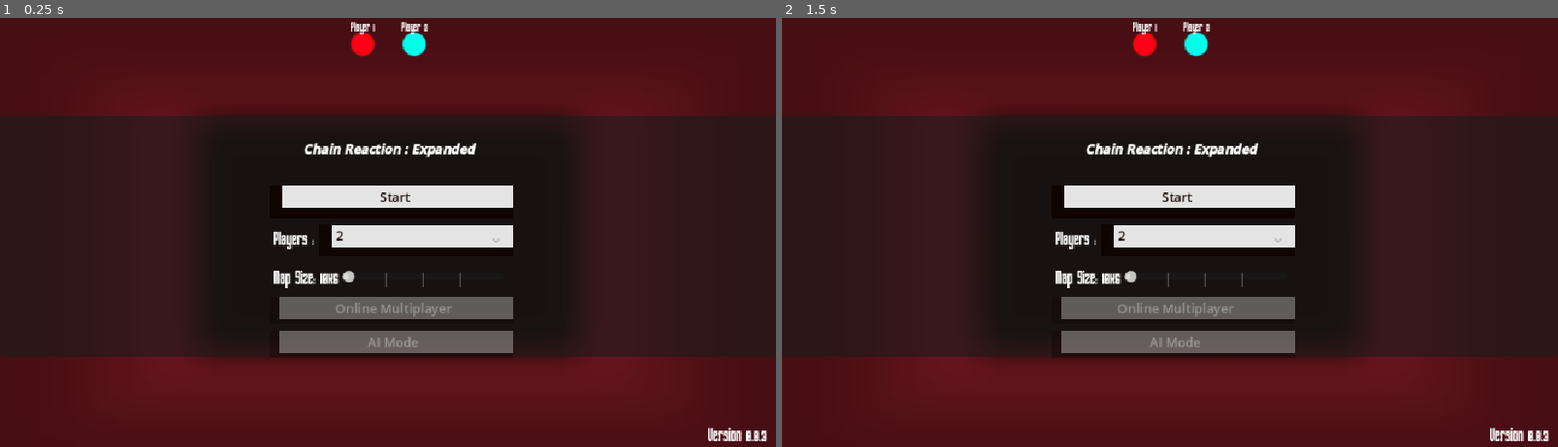
Above: before the commit, frames 1-2 (left to right).
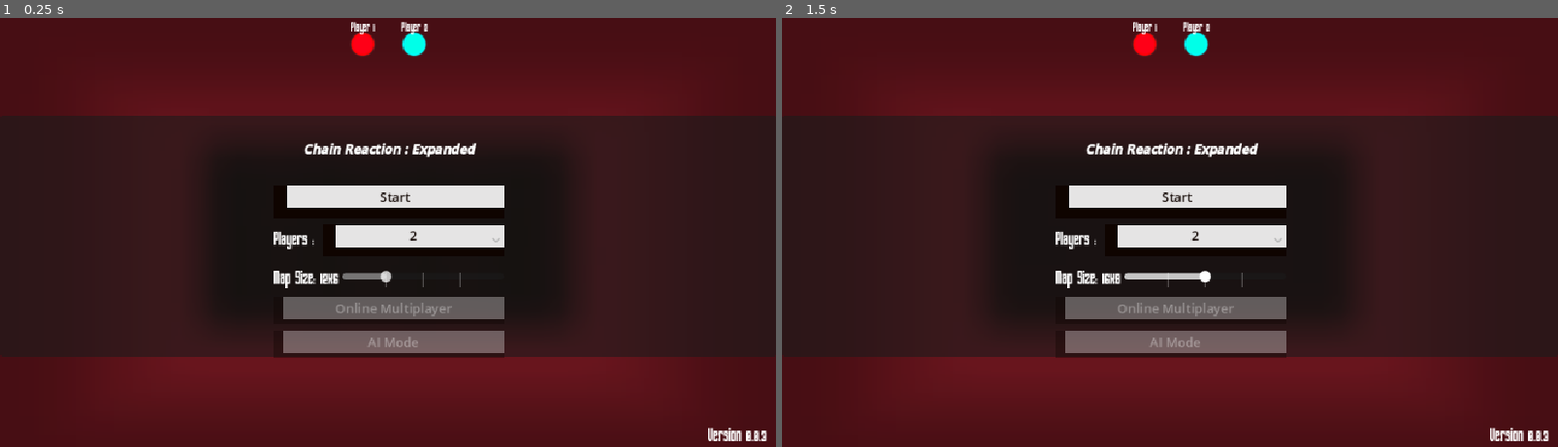
Above: after the commit, the same moments.

Repository: Meansofa/GodotPresets
Game: Godot game, scene res://main.tscn
Same seed, same stepped clock (60 frames per second), same inputs: the game is played once before the commit and once after it. The engine's default icon, where the game draws it, is replaced by a stand-in: a white triangle on a blue panel in a dark square. Sound files missing from this copy of the repository are replaced by a short silence.
Inputs (mouse positions are in pixels of both pictures, inside the frame that each line leads up to; where the layout moved, square brackets give the same spot in the first picture):
- Up to frame 1 (0.25 s): no input
- Up to frame 2 (1.5 s): click (1216, 283) [1224, 292] at 0.5 s; click (999, 155) at 1.27 s

The runs differ from the first frame. In frame 1, 1.2% of the frame differs, in the area x 26-74%, y 22-80%; in frame 2, 1.2%.

Commit message:
Fixed zoom accordingly and trying AAB export

Diff:
--- a/Scripts/Global Scripts/player_data.gd
+++ b/Scripts/Global Scripts/player_data.gd
@@ -62,8 +62,10 @@
 	#print(self.name, ">Simulation start")
 
 func check_eliminations():
-	print(self.name, ">simulation_total_time: ", simulation_total_time)
+	print(self.name, ">simulation_total_time: ", simulation_total_time, " GameState.Game_Over: ", GameState.Game_Over)
 
+	if GameState.Game_Over:
+		return
 	for i in players.size(): #Check if there are any more players eliminated after the simulation
 		is_player_still_inGame(i)
 	emit_signal("player_change") #emit signal incase there are players eliminated
--- a/Scripts/Map.gd
+++ b/Scripts/Map.gd
@@ -134,7 +134,7 @@
 	match value:
 		0:
 			additional_columns = 5
-			additional_rows = 3
+			additional_rows = 2
 		20:
 			additional_columns = 6
 			additional_rows = 3
@@ -143,10 +143,10 @@
 			additional_rows = 4
 		60:
 			additional_columns = 12
-			additional_rows = 7
+			additional_rows = 6
 		80:
-			additional_columns = 24
-			additional_rows = 13
+			additional_columns = 25
+			additional_rows = 12
 
 	_generate_grid(additional_columns, additional_rows)
 
--- a/Scripts/zoom_camera.gd
+++ b/Scripts/zoom_camera.gd
@@ -14,11 +14,11 @@
 
 
 func _on_h_slider_value_changed(value: float) -> void:
-	zoom.x = (1.0 - value * 0.01) - 0.01
-	zoom.y = (1.0 - value * 0.01) - 0.01
+	zoom.x = (1.0 - value * 0.01)
+	zoom.y = (1.0 - value * 0.01)
 
 	zoom = zoom * main_menu_zoom
-	#print(self.name, ">camera zoom: ", zoom)
+	print(self.name, ">camera zoom: ", zoom)
 
 
 func _on_main_menu_visibility_changed() -> void:
--- a/Themes/Cell_Spawner.tres
+++ b/Themes/Cell_Spawner.tres
@@ -2,7 +2,7 @@
 
 [sub_resource type="StyleBoxFlat" id="StyleBoxFlat_1nq7t"]
 bg_color = Color(0.0588235, 0.0156863, 0, 1)
-border_width_left = 2
+border_width_left = 1
 border_width_top = 2
 border_width_right = 2
 border_width_bottom = 2
--- a/Themes/MainMenu.tres
+++ b/Themes/MainMenu.tres
@@ -8,9 +8,7 @@
 border_width_top = 1
 border_width_bottom = 6
 border_color = Color(0.0588235, 0.0156863, 0, 1)
-expand_margin_left = 5.0
 expand_margin_top = 2.0
-expand_margin_right = 12.0
 expand_margin_bottom = 2.0
 
 [sub_resource type="StyleBoxFlat" id="StyleBoxFlat_kek77"]
@@ -19,14 +17,13 @@
 border_width_top = 1
 border_width_bottom = 12
 border_color = Color(0.0588235, 0.0156863, 0, 1)
-expand_margin_left = 5.0
 expand_margin_top = 2.0
-expand_margin_right = 12.0
 expand_margin_bottom = 2.0
 
 [resource]
 Button/colors/font_color = Color(0.0588235, 0.0156863, 0, 1)
 Button/colors/font_disabled_color = Color(1, 1, 1, 1)
+Button/colors/font_focus_color = Color(0, 0, 0, 1)
 Button/colors/font_hover_color = Color(0.411765, 0.411765, 0.411765, 1)
 Button/fonts/font = null
 Button/styles/disabled = SubResource("StyleBoxFlat_4c57u")
--- a/main.gd
+++ b/main.gd
@@ -1,5 +1,15 @@
+@tool
 extends Node2D
 
+@export var Players := 2 :
+	set(value):
+		if value <= 2: #2 is the minimum required players
+			return
+		Players = value
+		print("asdasd")
+		emit_signal("players_amount_change", Players)
+
+signal players_amount_change
 
 # Called when the node enters the scene tree for the first time.
 func _ready() -> void:
--- a/main.tscn
+++ b/main.tscn
@@ -644,6 +644,7 @@
 size_flags_horizontal = 3
 focus_mode = 0
 mouse_default_cursor_shape = 2
+alignment = 1
 selected = 0
 item_count = 11
 popup/item_0/text = "2"
@@ -690,6 +691,7 @@
 size_flags_vertical = 4
 max_value = 80.0
 step = 20.0
+value = 20.0
 tick_count = 5
 script = SubResource("GDScript_6iiwh")
 
@@ -796,6 +798,29 @@
 alignment = 0
 expand_icon = true
 script = SubResource("GDScript_s8lf3")
+
+[node name="Player_Turn2" type="PanelContainer" parent="UI Canvas/In_Game_UI"]
+layout_mode = 1
+anchors_preset = 7
+anchor_left = 0.5
+anchor_top = 1.0
+anchor_right = 0.5
+anchor_bottom = 1.0
+offset_left = -480.0
+offset_top = -40.0
+offset_right = 480.0
+grow_horizontal = 2
+grow_vertical = 0
+mouse_filter = 2
+
+[node name="Player_Turn_Label" type="RichTextLabel" parent="UI Canvas/In_Game_UI/Player_Turn2"]
+layout_mode = 2
+mouse_filter = 2
+bbcode_enabled = true
+text = "[center]Player [b][i]1[/i][/b] 's Turn"
+fit_content = true
+vertical_alignment = 1
+script = SubResource("GDScript_4c57u")
 
 [node name="Background" type="CanvasLayer" parent="."]
 layer = -1
@@ -826,37 +851,37 @@
 script = SubResource("GDScript_efxa6")
 
 [connection signal="pressed" from="SpawnersLayer/Cell_spawner" to="SpawnersLayer/Cell_spawner" method="_on_pressed"]
-[connection signal="pressed" from="SpawnersLayer/@Button@36518" to="SpawnersLayer/@Button@36518" method="_on_pressed"]
-[connection signal="pressed" from="SpawnersLayer/@Button@36519" to="SpawnersLayer/@Button@36519" method="_on_pressed"]
-[connection signal="pressed" from="SpawnersLayer/@Button@36520" to="SpawnersLayer/@Button@36520" method="_on_pressed"]
-[connection signal="pressed" from="SpawnersLayer/@Button@36521" to="SpawnersLayer/@Button@36521" method="_on_pressed"]
-[connection signal="pressed" from="SpawnersLayer/@Button@36522" to="SpawnersLayer/@Button@36522" method="_on_pressed"]
-[connection signal="pressed" from="SpawnersLayer/@Button@36523" to="SpawnersLayer/@Button@36523" method="_on_pressed"]
-[connection signal="pressed" from="SpawnersLayer/@Button@36524" to="SpawnersLayer/@Button@36524" method="_on_pressed"]
-[connection signal="pressed" from="SpawnersLayer/@Button@36525" to="SpawnersLayer/@Button@36525" method="_on_pressed"]
-[connection signal="pressed" from="SpawnersLayer/@Button@36526" to="SpawnersLayer/@Button@36526" method="_on_pressed"]
-[connection signal="pressed" from="SpawnersLayer/@Button@36527" to="SpawnersLayer/@Button@36527" method="_on_pressed"]
-[connection signal="pressed" from="SpawnersLayer/@Button@36528" to="SpawnersLayer/@Button@36528" method="_on_pressed"]
-[connection signal="pressed" from="SpawnersLayer/@Button@36529" to="SpawnersLayer/@Button@36529" method="_on_pressed"]
-[connection signal="pressed" from="SpawnersLayer/@Button@36530" to="SpawnersLayer/@Button@36530" method="_on_pressed"]
-[connection signal="pressed" from="SpawnersLayer/@Button@36531" to="SpawnersLayer/@Button@36531" method="_on_pressed"]
-[connection signal="pressed" from="SpawnersLayer/@Button@36532" to="SpawnersLayer/@Button@36532" method="_on_pressed"]
-[connection signal="pressed" from="SpawnersLayer/@Button@36533" to="SpawnersLayer/@Button@36533" method="_on_pressed"]
-[connection signal="pressed" from="SpawnersLayer/@Button@36534" to="SpawnersLayer/@Button@36534" method="_on_pressed"]
-[connection signal="pressed" from="SpawnersLayer/@Button@36535" to="SpawnersLayer/@Button@36535" method="_on_pressed"]
-[connection signal="pressed" from="SpawnersLayer/@Button@36536" to="SpawnersLayer/@Button@36536" method="_on_pressed"]
-[connection signal="pressed" from="SpawnersLayer/@Button@36537" to="SpawnersLayer/@Button@36537" method="_on_pressed"]
-[connection signal="pressed" from="SpawnersLayer/@Button@36538" to="SpawnersLayer/@Button@36538" method="_on_pressed"]
-[connection signal="pressed" from="SpawnersLayer/@Button@36539" to="SpawnersLayer/@Button@36539" method="_on_pressed"]
-[connection signal="pressed" from="SpawnersLayer/@Button@36540" to="SpawnersLayer/@Button@36540" method="_on_pressed"]
-[connection signal="pressed" from="SpawnersLayer/@Button@36541" to="SpawnersLayer/@Button@36541" method="_on_pressed"]
-[connection signal="pressed" from="SpawnersLayer/@Button@36542" to="SpawnersLayer/@Button@36542" method="_on_pressed"]
-[connection signal="pressed" from="SpawnersLayer/@Button@36543" to="SpawnersLayer/@Button@36543" method="_on_pressed"]
-[connection signal="pressed" from="SpawnersLayer/@Button@36544" to="SpawnersLayer/@Button@36544" method="_on_pressed"]
-[connection signal="pressed" from="SpawnersLayer/@Button@36545" to="SpawnersLayer/@Button@36545" method="_on_pressed"]
-[connection signal="pressed" from="SpawnersLayer/@Button@36546" to="SpawnersLayer/@Button@36546" method="_on_pressed"]
-[connection signal="pressed" from="SpawnersLayer/@Button@36547" to="SpawnersLayer/@Button@36547" method="_on_pressed"]
-[connection signal="pressed" from="SpawnersLayer/@Button@36548" to="SpawnersLayer/@Button@36548" method="_on_pressed"]
+[connection signal="pressed" from="SpawnersLayer/@Button@78154" to="SpawnersLayer/@Button@78154" method="_on_pressed"]
+[connection signal="pressed" from="SpawnersLayer/@Button@78155" to="SpawnersLayer/@Button@78155" method="_on_pressed"]
+[connection signal="pressed" from="SpawnersLayer/@Button@78156" to="SpawnersLayer/@Button@78156" method="_on_pressed"]
+[connection signal="pressed" from="SpawnersLayer/@Button@78157" to="SpawnersLayer/@Button@78157" method="_on_pressed"]
+[connection signal="pressed" from="SpawnersLayer/@Button@78158" to="SpawnersLayer/@Button@78158" method="_on_pressed"]
+[connection signal="pressed" from="SpawnersLayer/@Button@78159" to="SpawnersLayer/@Button@78159" method="_on_pressed"]
+[connection signal="pressed" from="SpawnersLayer/@Button@78160" to="SpawnersLayer/@Button@78160" method="_on_pressed"]
+[connection signal="pressed" from="SpawnersLayer/@Button@78161" to="SpawnersLayer/@Button@78161" method="_on_pressed"]
+[connection signal="pressed" from="SpawnersLayer/@Button@78162" to="SpawnersLayer/@Button@78162" method="_on_pressed"]
+[connection signal="pressed" from="SpawnersLayer/@Button@78163" to="SpawnersLayer/@Button@78163" method="_on_pressed"]
+[connection signal="pressed" from="SpawnersLayer/@Button@78164" to="SpawnersLayer/@Button@78164" method="_on_pressed"]
+[connection signal="pressed" from="SpawnersLayer/@Button@78165" to="SpawnersLayer/@Button@78165" method="_on_pressed"]
+[connection signal="pressed" from="SpawnersLayer/@Button@78166" to="SpawnersLayer/@Button@78166" method="_on_pressed"]
+[connection signal="pressed" from="SpawnersLayer/@Button@78167" to="SpawnersLayer/@Button@78167" method="_on_pressed"]
+[connection signal="pressed" from="SpawnersLayer/@Button@78168" to="SpawnersLayer/@Button@78168" method="_on_pressed"]
+[connection signal="pressed" from="SpawnersLayer/@Button@78169" to="SpawnersLayer/@Button@78169" method="_on_pressed"]
+[connection signal="pressed" from="SpawnersLayer/@Button@78170" to="SpawnersLayer/@Button@78170" method="_on_pressed"]
+[connection signal="pressed" from="SpawnersLayer/@Button@78171" to="SpawnersLayer/@Button@78171" method="_on_pressed"]
+[connection signal="pressed" from="SpawnersLayer/@Button@78172" to="SpawnersLayer/@Button@78172" method="_on_pressed"]
+[connection signal="pressed" from="SpawnersLayer/@Button@78173" to="SpawnersLayer/@Button@78173" method="_on_pressed"]
+[connection signal="pressed" from="SpawnersLayer/@Button@78174" to="SpawnersLayer/@Button@78174" method="_on_pressed"]
+[connection signal="pressed" from="SpawnersLayer/@Button@78175" to="SpawnersLayer/@Button@78175" method="_on_pressed"]
+[connection signal="pressed" from="SpawnersLayer/@Button@78176" to="SpawnersLayer/@Button@78176" method="_on_pressed"]
+[connection signal="pressed" from="SpawnersLayer/@Button@78177" to="SpawnersLayer/@Button@78177" method="_on_pressed"]
+[connection signal="pressed" from="SpawnersLayer/@Button@78178" to="SpawnersLayer/@Button@78178" method="_on_pressed"]
+[connection signal="pressed" from="SpawnersLayer/@Button@78179" to="SpawnersLayer/@Button@78179" method="_on_pressed"]
+[connection signal="pressed" from="SpawnersLayer/@Button@78180" to="SpawnersLayer/@Button@78180" method="_on_pressed"]
+[connection signal="pressed" from="SpawnersLayer/@Button@78181" to="SpawnersLayer/@Button@78181" method="_on_pressed"]
+[connection signal="pressed" from="SpawnersLayer/@Button@78182" to="SpawnersLayer/@Button@78182" method="_on_pressed"]
+[connection signal="pressed" from="SpawnersLayer/@Button@78183" to="SpawnersLayer/@Button@78183" method="_on_pressed"]
+[connection signal="pressed" from="SpawnersLayer/@Button@78184" to="SpawnersLayer/@Button@78184" method="_on_pressed"]
 [connection signal="pressed" from="UI Canvas/Main_Control/UI/MuteButton" to="UI Canvas/Main_Control/UI/MuteButton" method="_on_pressed"]
 [connection signal="visibility_changed" from="UI Canvas/Main_Control/MainMenu" to="ZoomCamera" method="_on_main_menu_visibility_changed"]
 [connection signal="visibility_changed" from="UI Canvas/Main_Control/MainMenu" to="UI Canvas/Main_Control/LOD" method="_on_title_screen_visibility_changed"]
